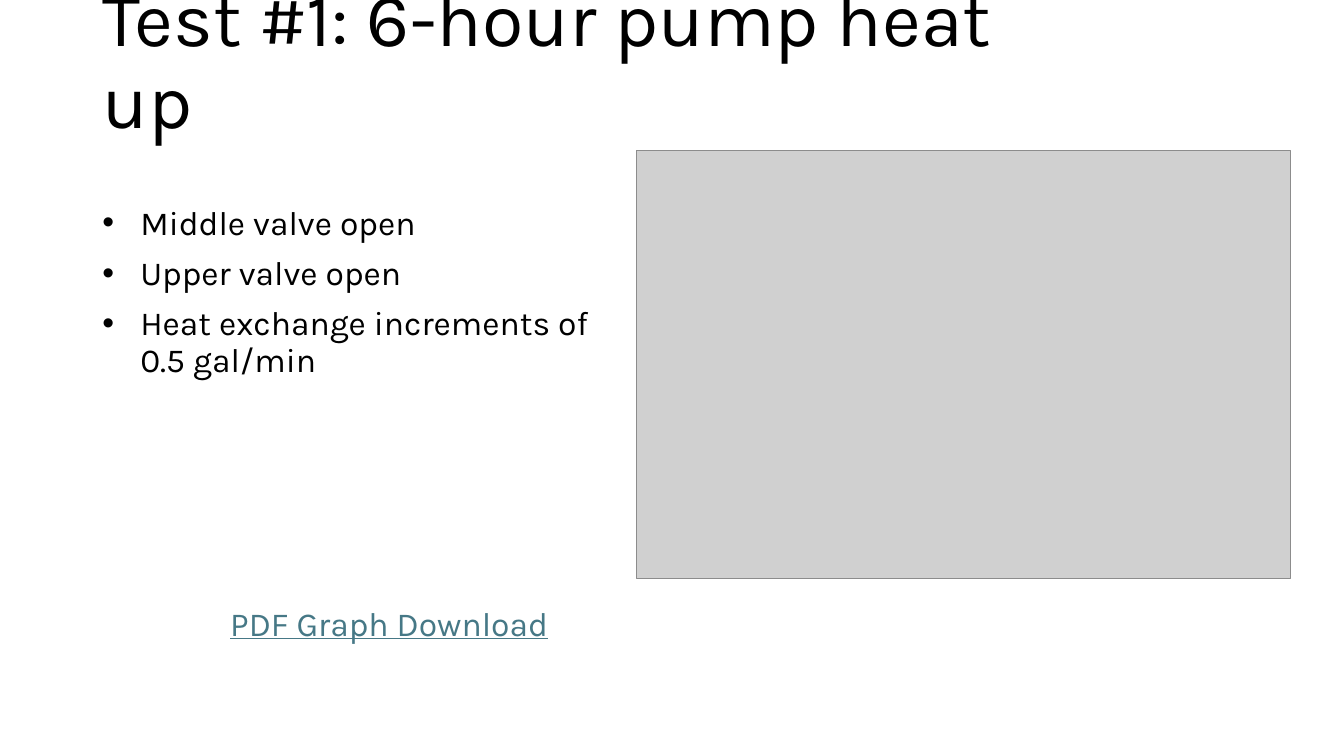
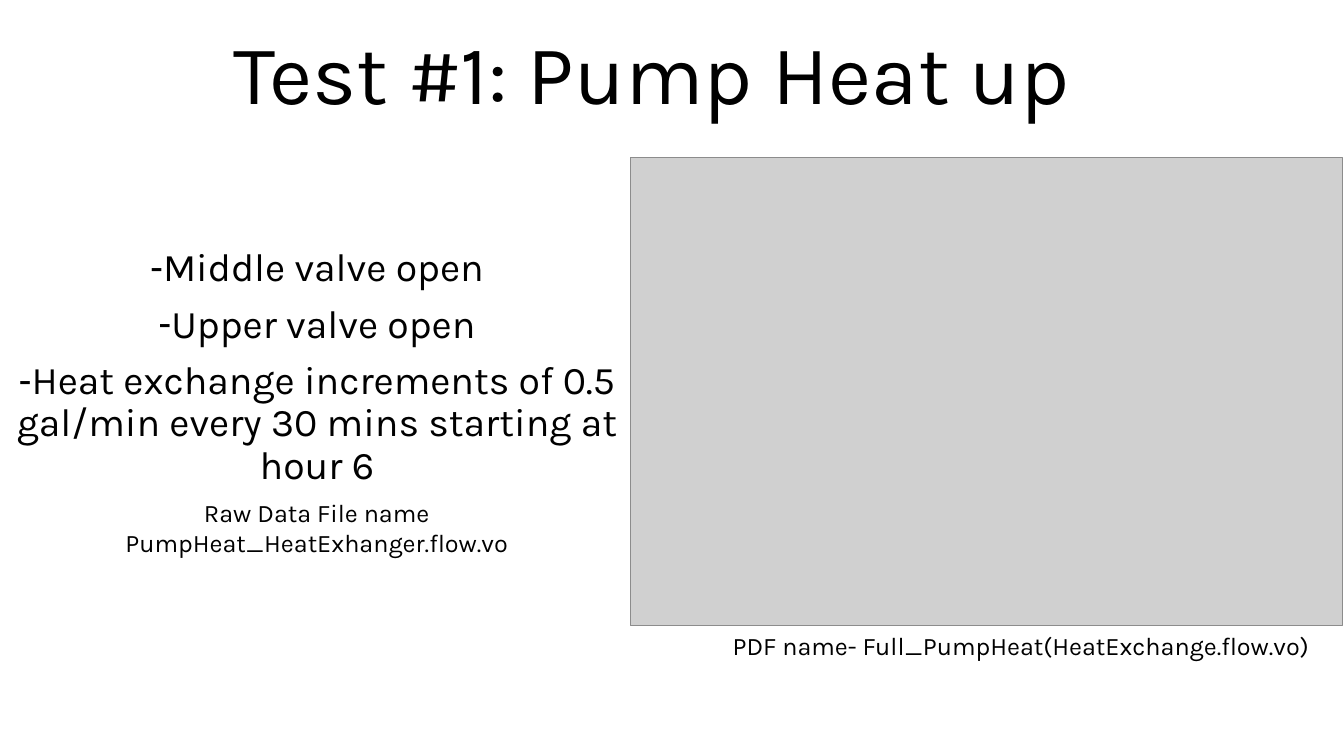
Before and after one commit to ARTS-Laboratory/thermal-loop, a slide deck: slide 2 of resources/Thermal_loop_data/Thermal Loop Data Graphs.pptx (slide 4 before the commit). Drawn at 1344x756 pixels with LibreOffice and Linux fonts; fonts in the diff are those of the drawing; grey boxes stand for pictures. Boxes give left, top, right and bottom in pixels: in the first picture for what was removed or moved away, otherwise in the second. Text is boxed around its words. In the diff, an @@ line names an element or a change of style, - is before the commit and + after.

```diff
--- a/resources/Thermal_loop_data/Thermal Loop Data Graphs.pptx
+++ b/resources/Thermal_loop_data/Thermal Loop Data Graphs.pptx
@@ title at box(234, 51, 1070, 124): text changed; size 54 to 60 pt @@
-Test #1: 6-hour pump heat up
+Test #1: Pump Heat up
@@ picture: place and size @@
-picture at box(637, 150, 1292, 579)
+picture at box(630, 157, 1343, 626)
@@ text "Middle valve open": place and size @@
-text "Middle valve open" at box(140, 212, 588, 381)
+text "Middle valve open" at box(17, 254, 617, 480)
@@ text at box(163, 254, 484, 348): size 24 to 28 pt in "Middle valve open", "Upper valve open"; alignment left to centre; bullet • to - @@
@@ text at box(17, 367, 617, 480): text changed; size 24 to 28 pt @@
-• Heat exchange increments of 0.5 gal/min
+– Heat exchange increments of 0.5 gal/min every 30 mins starting at hour 6
@@ text added at box(125, 504, 507, 558), 18 pt, text #000000 @@
+Raw Data File name
+PumpHeat_HeatExhanger.flow.vo
@@ subtitle removed at box(230, 613, 548, 644) @@
-PDF Graph Download
@@ text added at box(733, 637, 1309, 662), 18 pt, text #000000 @@
+PDF name- Full_PumpHeat(HeatExchange.flow.vo)
```
Also in this commit, not shown: 5 other slides changed, 16 slides removed.
